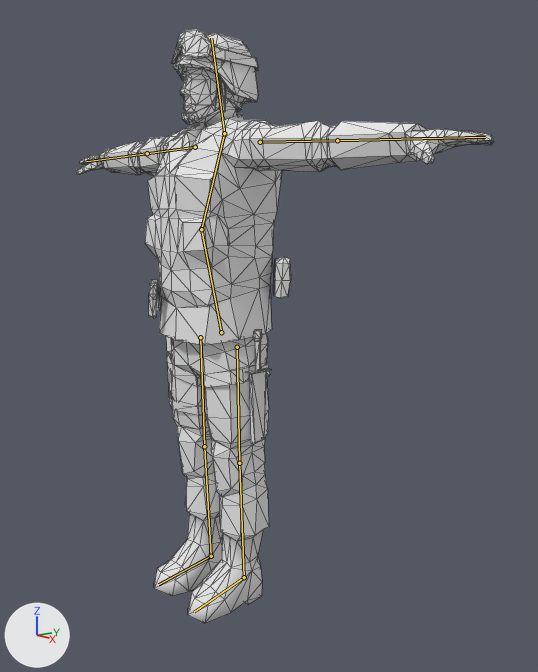
Renders of the Blender file Resources/Blender/Soldier/soldier_anim1.blend from each side of a commit.
One viewpoint serves both versions: a camera (50 mm lens) standing at (7.53, -5.29, 5.24) and looking at (0.61, 0.36, 3.47). The lights are fixed; the arrows at lower left show +X, +Y and +Z. The bones that bend it are drawn over the model as lines. Mesh edges are drawn as thin lines.

The first picture shows 'soldier'.
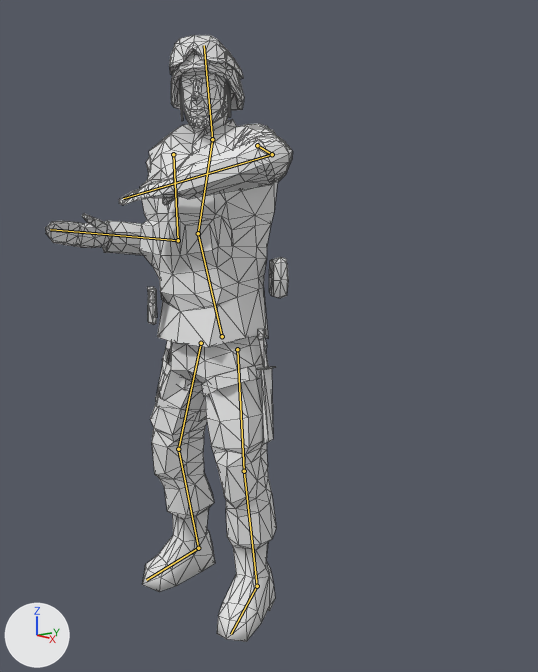
The newer file adds an action. The first version stands in its rest pose; the second is drawn at frame 50 of the action 'Stand'.

Pixel boxes (x1, y1, x2, y2) of what changed, in the pictures (538 x 672 px):
'soldier', posed (41% narrower)
    before: (76, 29, 494, 623)
    after: (45, 35, 292, 642)
bone 'Stomach', root to tip
    before: (221, 332) to (201, 229)
    after: (222, 336) to (198, 233)
bone 'Chest', root to tip
    before: (201, 229) to (224, 133)
    after: (198, 233) to (212, 139)
bone 'Head', root to tip
    before: (224, 133) to (211, 38)
    after: (212, 139) to (204, 45)

What the commit changed:
Bone 'Arm IK.L' (bone_arm_ik_l) moves from (0.0, 0.0, 0.0) to (3.75, -1.35, 0.53).
Bone 'Leg IK.L' (bone_leg_ik_l) moves from (0.0, 0.0, 0.0) to (-0.27, 0.0, 0.0).
Bone 'Elbow.L' (bone_elbow_l) moves from (0.0, 0.0, 0.0) to (-2.3, -0.34, -1.36).
Bone 'Knee.L' (bone_knee_l) moves from (0.0, 0.0, 0.0) to (1.17, 0.0, 0.0).
Bone 'Arm IK.R' (bone_arm_ik_r) moves from (0.0, 0.0, 0.0) to (-2.35, -1.66, 0.92).
Bone 'Leg IK.R' (bone_leg_ik_r) moves from (0.0, 0.0, 0.0) to (0.3, 0.0, 0.0).
Bone 'Elbow.R' (bone_elbow_r) moves from (0.0, 0.0, 0.0) to (1.43, 1.48, 1.01).
Bone 'Knee.R' (bone_knee_r) moves from (0.0, 0.0, 0.0) to (-0.32, 0.0, 0.0).
Bone 'Stomach' (bone_stomach) moves from (0.0, 0.0, 0.0) to (0.0, -0.05, 0.01).
Bone 'Stomach' (bone_stomach) turns from (0, 0, 0) to (0, 1, 3) degrees about its own x, y and z.
Bone 'Chest' (bone_chest) turns from (0, 0, 0) to (-1, 15, -5) degrees about its own x, y and z.
Bone 'Head' (bone_head) turns from (0, 0, 0) to (-1, 22, -4) degrees about its own x, y and z.
